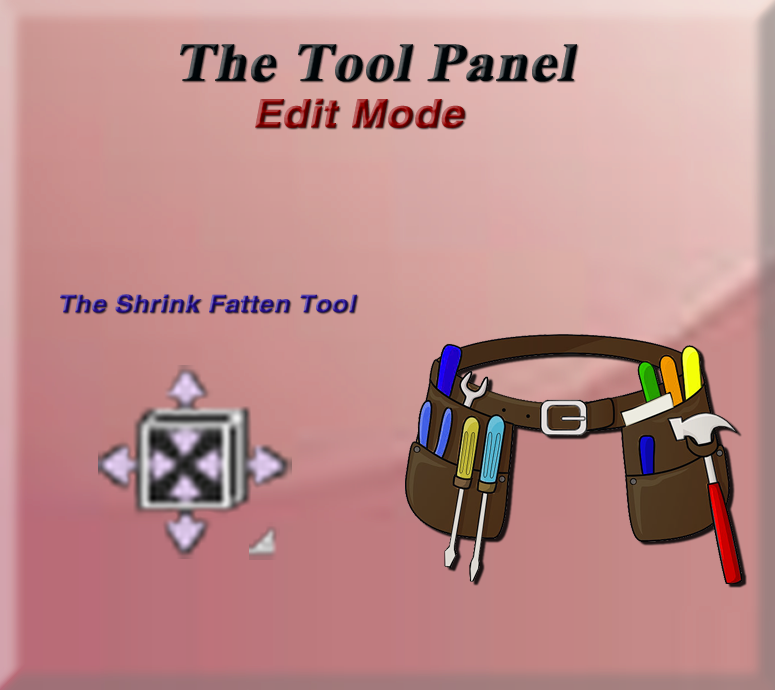
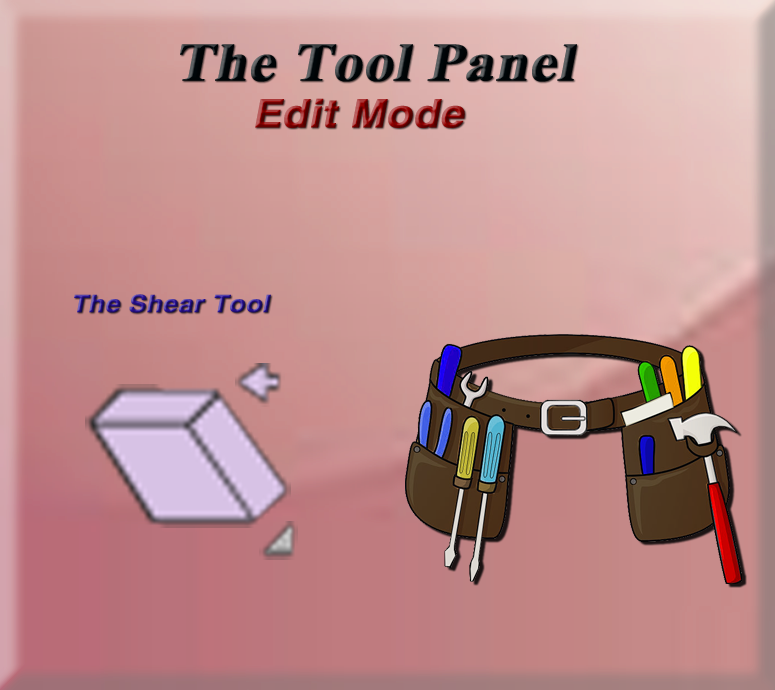
Before/after of a 775x690 layered artwork. What changed in the layer stack:
removed layer "Layer 6" over [98, 365, 292, 559]
added layer "Layer 8" above "Brightness/Contrast 1" over [235, 363, 285, 407]
painted on "Brightness/Contrast 1" over [249, 521, 298, 560]
added layer "Layer 7" above "The Shear Tool" over [85, 384, 291, 528]
renamed "The Shrink Fatten Tool" to "The Shear Tool", painted on it over [60, 294, 357, 313]
